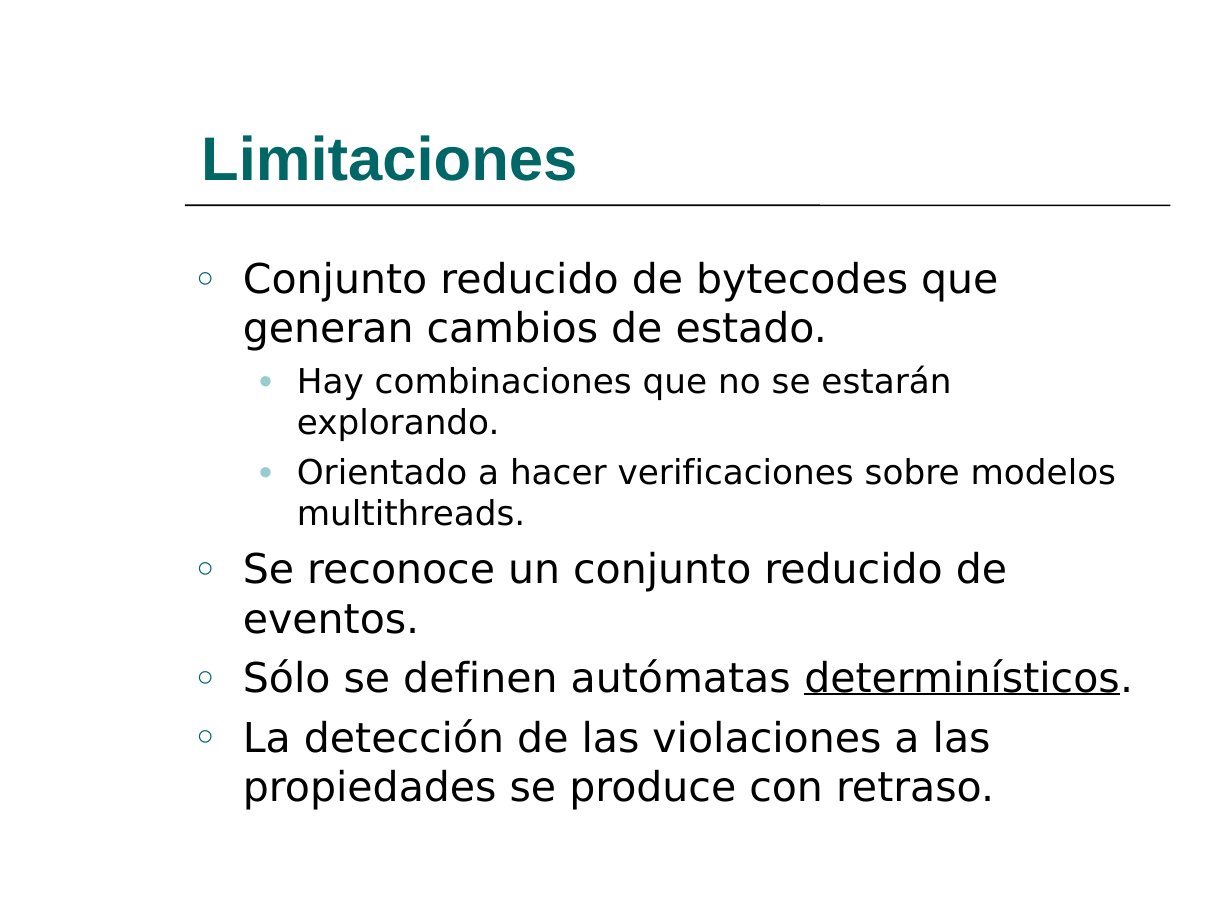
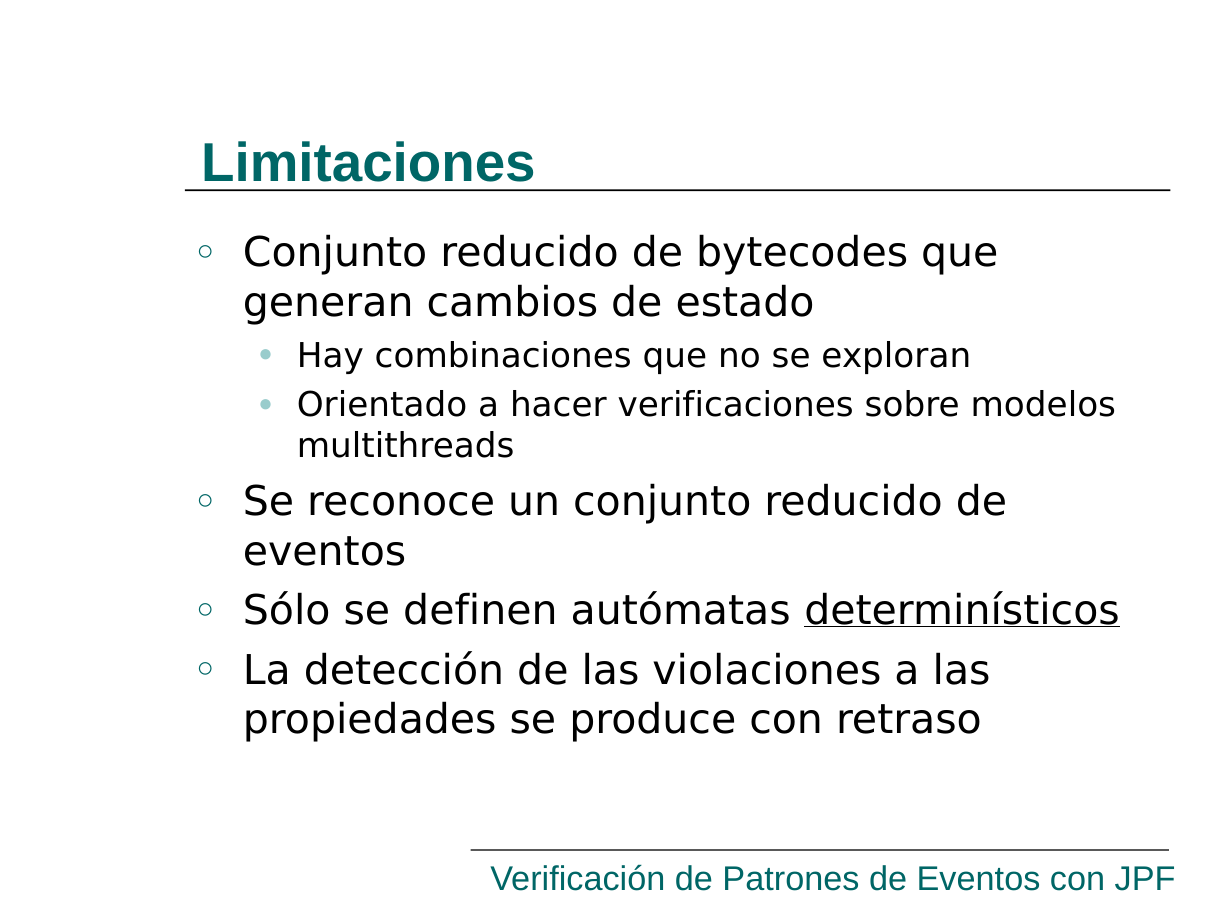
Before and after one commit to hugomelendez/tesis-jpf-2006, a slide deck: slide 28 of tesis-doc/Presentación.ppt. Drawn at 1232x924 pixels with LibreOffice and Linux fonts; fonts in the diff are those of the drawing. Boxes give left, top, right and bottom in pixels: in the first picture for what was removed or moved away, otherwise in the second. Text is boxed around its words. In the diff, an @@ line names an element or a change of style, - is before the commit and + after.

```diff
--- a/tesis-doc/Presentación.ppt
+++ b/tesis-doc/Presentación.ppt
@@ title "Limitaciones" at <box>201,141,535,191</box>: size 36 to 32 pt @@
@@ line moved from (185, 206) - (1170, 206) to (185, 190) - (1170, 190) @@
@@ text at <box>243,234,1119,742</box>: text changed @@
-○ Conjunto reducido de bytecodes que generan cambios de estado.
-  ● Hay combinaciones que no se estarán explorando.
-  ● Orientado a hacer verificaciones sobre modelos multithreads.
-○ Se reconoce un conjunto reducido de eventos.
-○ Sólo se definen autómatas determinísticos.
-○ La detección de las violaciones a las propiedades se produce con retraso.
+○ Conjunto reducido de bytecodes que generan cambios de estado
+  ● Hay combinaciones que no se exploran
+  ● Orientado a hacer verificaciones sobre modelos multithreads
+○ Se reconoce un conjunto reducido de eventos
+○ Sólo se definen autómatas determinísticos
+○ La detección de las violaciones a las propiedades se produce con retraso
@@ line added from (471, 850) to (1169, 850), #000000 0.74 pt @@
@@ text added at <box>490,864,1176,891</box>, 20 pt, text #006666 @@
+Verificación de Patrones de Eventos con JPF
```
Also in this commit, not shown: 47 other slides changed, 2 slides added, 1 slide removed.
